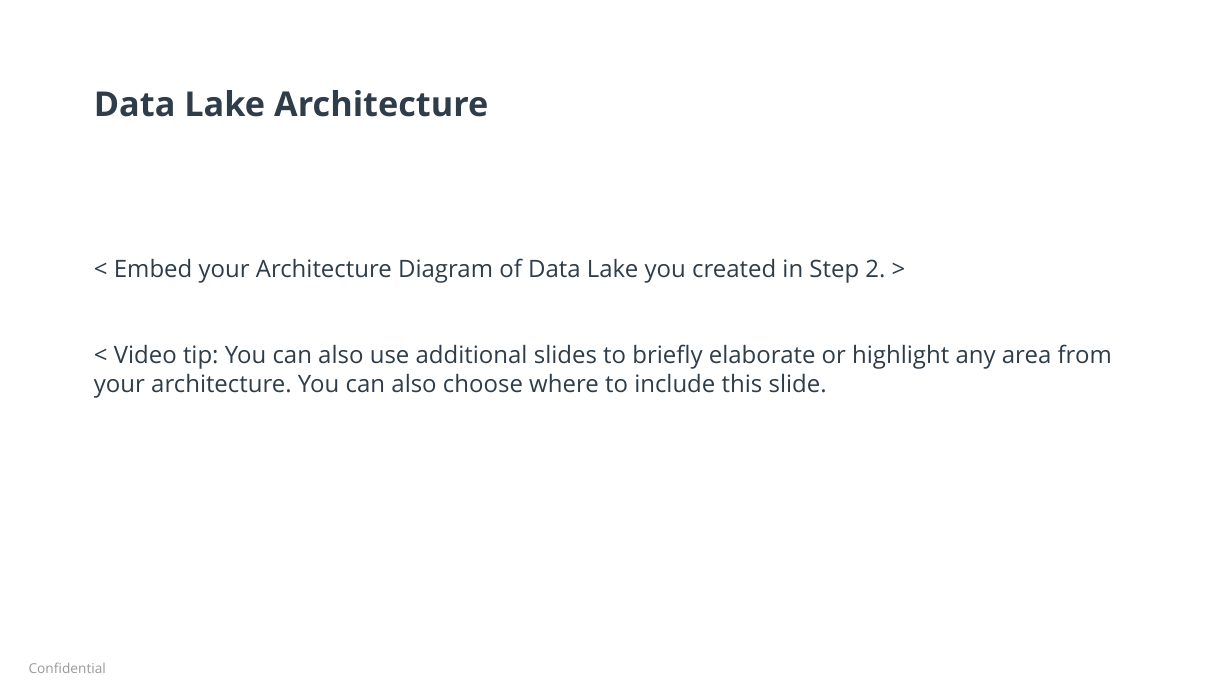
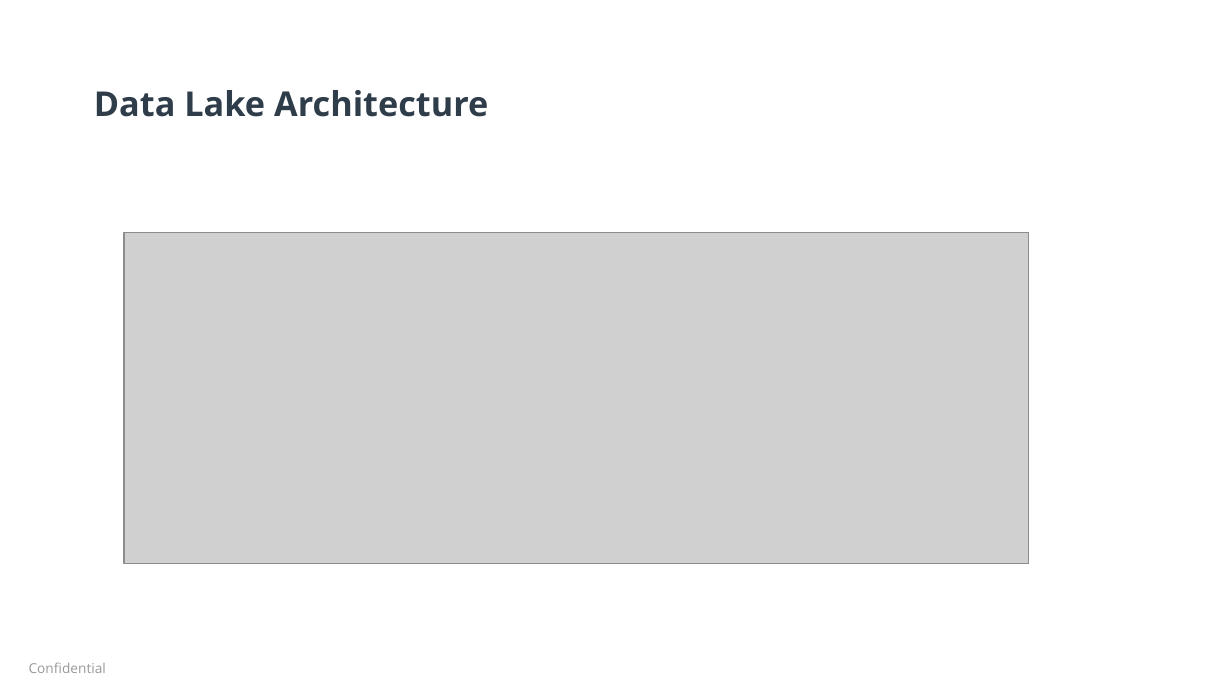
Before and after one commit to Polyhistor/MedialDataProcessingCo-DataLake-Design, a slide deck: slide 8 of datalakeexecutivepresentation-starter-1.pptx. Drawn at 1232x693 pixels with LibreOffice and Linux fonts; fonts in the diff are those of the drawing; grey boxes stand for pictures; background and template pictures are left out. Boxes give left, top, right and bottom in pixels: in the first picture for what was removed or moved away, otherwise in the second. Text is boxed around its words. In the diff, an @@ line names an element or a change of style, - is before the commit and + after.

```diff
--- a/datalakeexecutivepresentation-starter-1.pptx
+++ b/datalakeexecutivepresentation-starter-1.pptx
@@ picture added at [124,233,1029,564] @@
@@ text removed at [94,258,1112,398] @@
-< Embed your Architecture Diagram of Data Lake you created in Step 2. >
-< Video tip: You can also use additional slides to briefly elaborate or highlight any area from your architecture. You can also choose where to include this slide.
```
Also in this commit, not shown: 3 other slides changed, 2 slides added, 2 slides removed.
